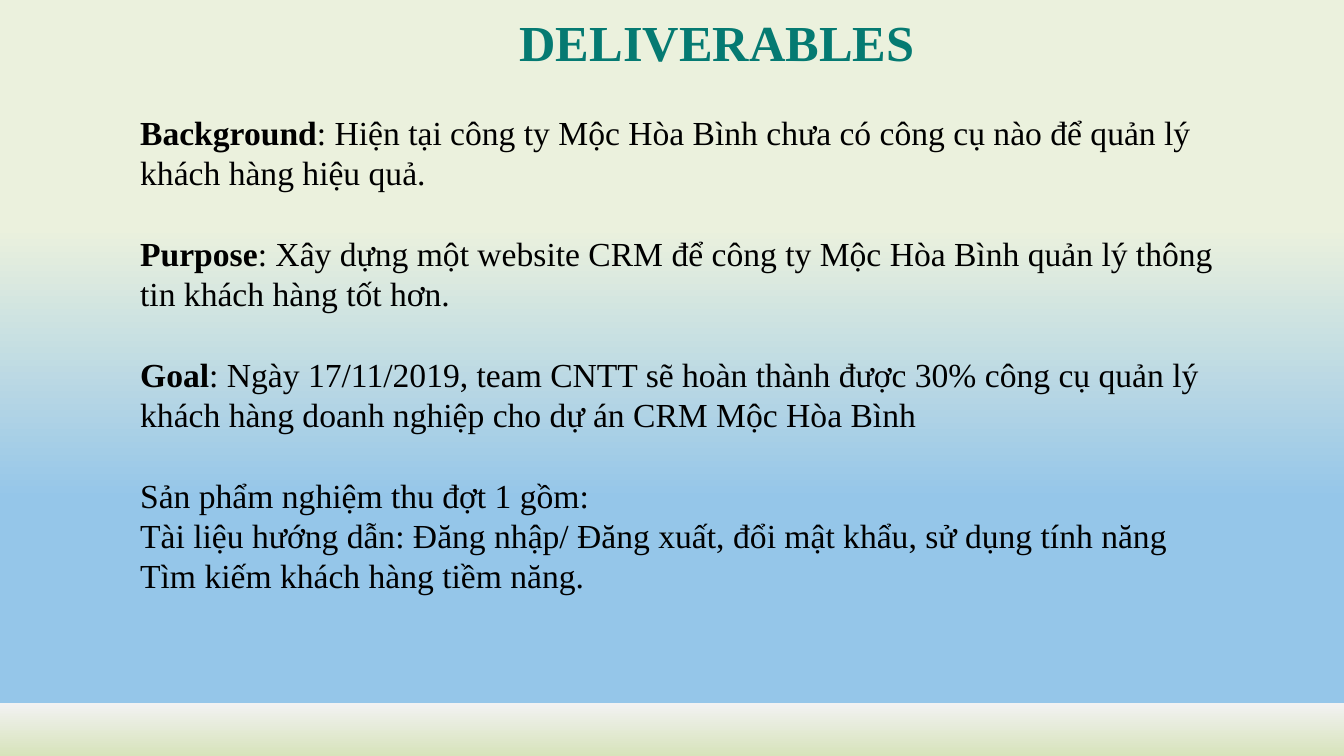
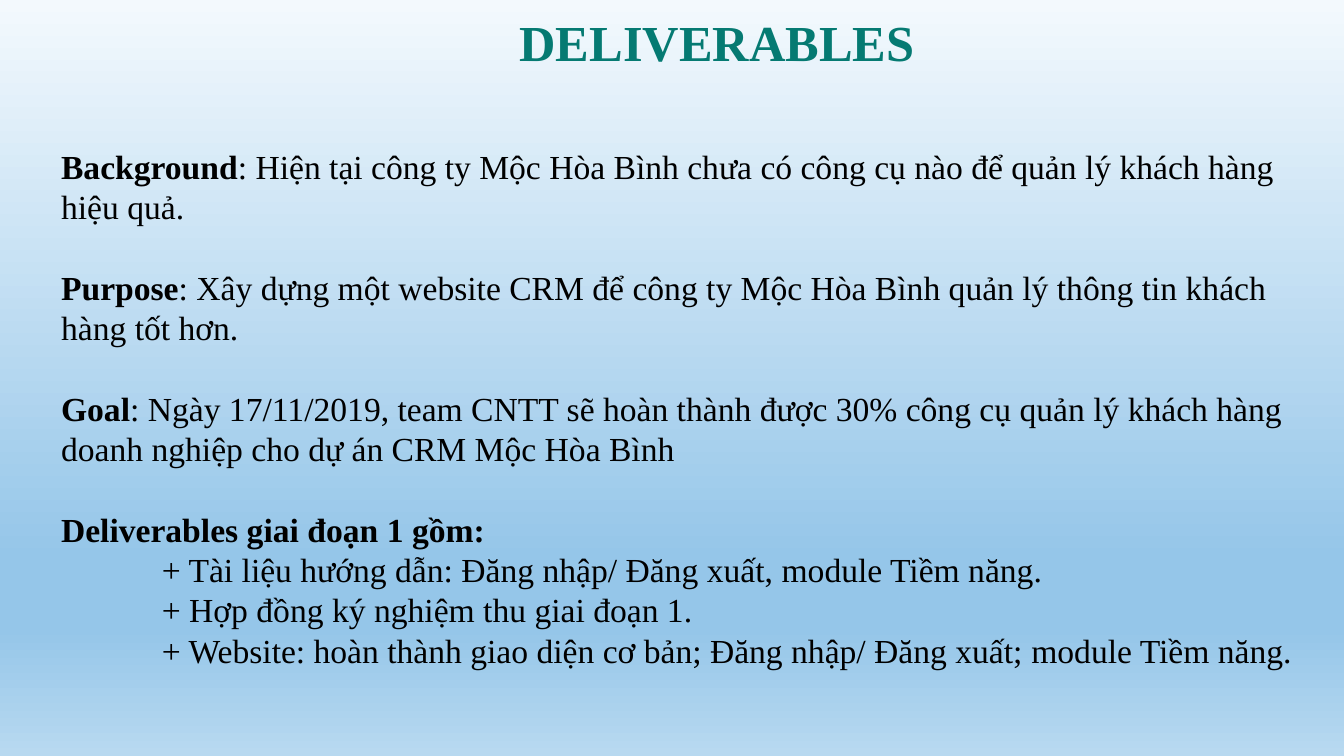
Before and after one commit to vubao98/Nhom-1, a slide deck: slide 22 of DELIVERABLES/Nghiệm thu đợt 1/NHOM1_QTDA.pptx (slide 28 before the commit). Drawn at 1344x756 pixels with LibreOffice and Linux fonts; fonts in the diff are those of the drawing. Boxes give left, top, right and bottom in pixels: in the first picture for what was removed or moved away, otherwise in the second. Text is boxed around its words. In the diff, an @@ line names an element or a change of style, - is before the commit and + after.

```diff
--- a/DELIVERABLES/Nghiệm thu đợt 1/NHOM1_QTDA.pptx
+++ b/DELIVERABLES/Nghiệm thu đợt 1/NHOM1_QTDA.pptx
@@ background gradient #EBF1DD to #95C6E9 to #F2F2F2 to #D7E3BB to gradient #F3F9FD to #95C6E9 to #B8D9F0 @@
@@ text "Background: Hiện tại công ty ...": place and size @@
-text "Background: Hiện tại công ty ..." at (140, 120, 1213, 595)
+text "Background: Hiện tại công ty ..." at (61, 154, 1292, 669)
@@ text at (61, 517, 1292, 669): text changed @@
-Sản phẩm nghiệm thu đợt 1 gồm:
-Tài liệu hướng dẫn: Đăng nhập/ Đăng xuất, đổi mật khẩu, sử dụng tính năng Tìm kiếm khách hàng tiềm năng.
+Deliverables giai đoạn 1 gồm:
++ Tài liệu hướng dẫn: Đăng nhập/ Đăng xuất, module Tiềm năng.
++ Hợp đồng ký nghiệm thu giai đoạn 1.
++ Website: hoàn thành giao diện cơ bản; Đăng nhập/ Đăng xuất; module Tiềm năng.
```
Also in this commit, not shown: 21 other slides changed, 2 slides added, 8 slides removed.
